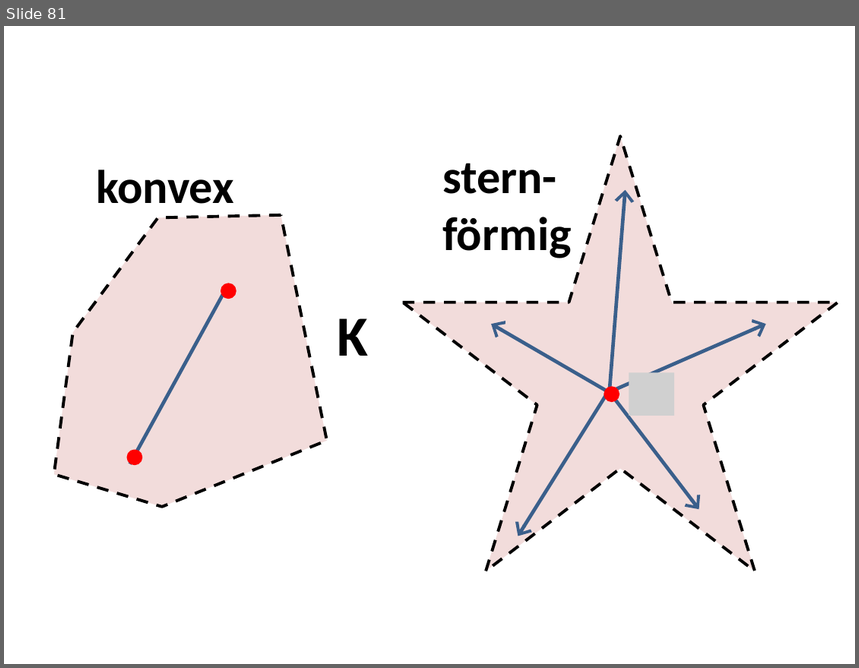
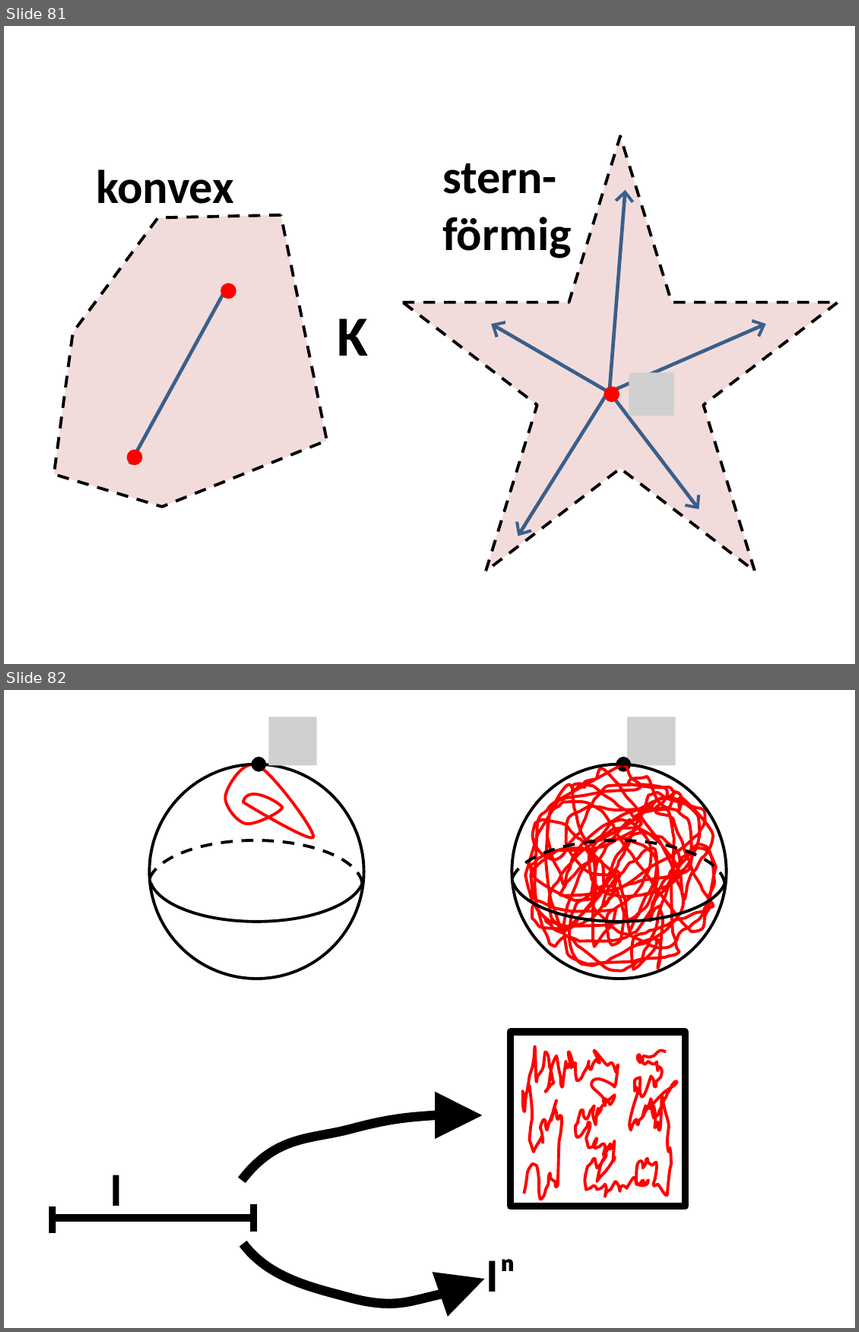
Before and after one commit to lutteropp/GeoTopo, a slide deck: images/Bilder.pptx. Shown one above the other, each under a label of ours: slide 81 before the commit, slides 81 and 82 after it. The pictures are 859x668 and 859x1332 pixels, drawn with LibreOffice and Linux fonts; fonts in the diff are those of the drawing; grey boxes stand for pictures. Boxes give left, top, right and bottom in pixels: in the first picture for what was removed or moved away, otherwise in the second. Text is boxed around its words. In the diff, an @@ line names an element or a change of style, - is before the commit and + after.

```diff
--- a/images/Bilder.pptx
+++ b/images/Bilder.pptx
@@ slide 82 added at box(4, 690, 855, 1328), background #FFFFFF @@
@@ picture added at box(268, 717, 317, 765) @@
@@ picture added at box(627, 717, 676, 765) @@
@@ ellipse added at box(252, 756, 266, 772), fill #000000 @@
@@ ellipse added at box(616, 756, 630, 772), fill #000000 @@
@@ ellipse added at box(150, 764, 364, 979), outline #000000 2.5 pt @@
@@ freeform shape added at box(225, 765, 314, 838), outline #FF0000 2.5 pt @@
@@ ellipse added at box(512, 764, 727, 979), outline #000000 2.5 pt @@
@@ freeform shape added at box(526, 764, 716, 971), outline #FF0000 2.5 pt @@
@@ arc (boxed as its full ellipse) added at box(148, 840, 363, 932), outline #000000 2.5 pt dashed @@
@@ arc (boxed as its full ellipse) added at box(150, 830, 364, 922), outline #000000 2.5 pt @@
@@ arc (boxed as its full ellipse) added at box(510, 840, 725, 932), outline #000000 2.5 pt dashed @@
@@ arc (boxed as its full ellipse) added at box(512, 830, 727, 922), outline #000000 2.5 pt @@
@@ rectangle added at box(510, 1032, 685, 1207), outline #000000 6 pt @@
@@ freeform shape added at box(523, 1046, 677, 1200), outline #FF0000 2.5 pt @@
@@ freeform shape added at box(241, 1115, 482, 1181), outline #000000 8 pt @@
@@ text added at box(110, 1175, 123, 1217), 40 pt, text #000000, bold @@
+I
@@ line added from (53, 1207) to (53, 1233), #000000 6 pt @@
@@ line added from (253, 1205) to (253, 1231), #000000 6 pt @@
@@ line added from (253, 1219) to (53, 1219), #000000 6 pt @@
@@ freeform shape added at box(243, 1244, 485, 1305), outline #000000 8 pt @@
@@ text added at box(487, 1259, 517, 1292), 40 pt, text #000000, bold @@
+Iⁿ
```
Also in this commit, not shown: 4 other slides added, 12 other files.
